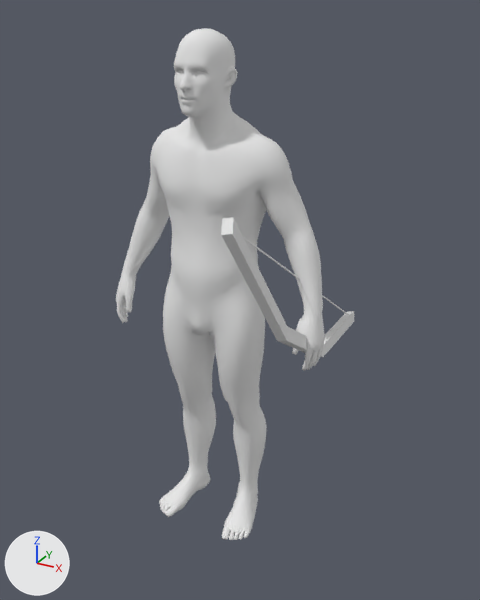
Renders of the glTF model Statics/LIFESHAVE/walk2.glb from each side of a commit.
One viewpoint serves both versions: a 50 mm camera at (1.094, -1.795, 1.773) aimed at (0.069, 0.068, 0.842). Lighting does not change. The marker at lower left points along +X, +Y and +Z. Vertices at the same position are counted once.

Names of what the first picture shows: 'Realistic_White_Male_Low_Poly_Default OBJ.001_0', '円柱', '立方体'.
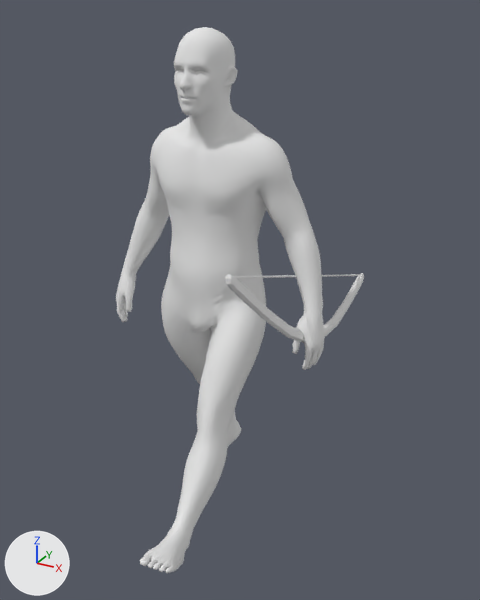
Where the change shows, as pixel boxes (x1, y1, x2, y2) in the pictures (480 x 600 px; the box of a moved part takes in the faces that stretch with it):
'Realistic_White_Male_Low_Poly_Default OBJ.001_0', reshaped, moved (7% taller): before (116, 28, 325, 540); after (116, 27, 325, 573)
'立方体', reshaped, moved, turned: before (221, 217, 354, 357); after (225, 273, 364, 343)
'円柱', moved, turned: before (243, 237, 348, 315); after (234, 274, 360, 278)
part 1 of me_realistic_white_male_low_poly_default_obj_001_0, moved or reshaped: before (159, 241, 267, 540); after (140, 240, 266, 573)

What the commit changed:
me_realistic_white_male_low_poly_default_obj_001_0 is used by ob_realistic_white_male_low_poly_default_obj_001_0; location (0.0, 0.0, -0.031).
me_realistic_white_male_low_poly_default_obj_001_0 had 4944 vertices, 9884 faces and spanned x -0.41..0.41, y -0.16..0.16, z 0.0..1.75.
me_realistic_white_male_low_poly_default_obj_001_0 now has 4944 vertices, 9884 faces and spans x -0.41..0.41, y -0.64..0.38, z 0.0..1.75.
me_realistic_white_male_low_poly_default_obj_001_0 part 1: 1488 of 4944 vertices moved; they spanned x -0.2..0.2, y -0.16..0.14, z 0.0..1.07 and now span x -0.2..0.2, y -0.64..0.38, z 0.0..1.07; mean shift (0.0, -0.07, 0.07); largest move (0.13, -0.15, 0.0) -> (0.13, -0.63, 0.3).
me_立方体 is used by ob_立方体; location (0.322, 0.033, 0.915); rotation (-0.341, -0.95, 1.985), in degrees (-20, -54, 114); scale (1.0, 0.7, 0.7).
me_立方体 had 28 vertices, 52 faces and spanned x -0.17..0.07, y -0.02..0.02, z -0.85..0.85.
me_立方体 now has 106 vertices, 208 faces and spans x -0.17..0.06, y -0.02..0.02, z -0.85..0.84.
me_立方体 part 2: 28 vertices removed from x -0.17..0.07, y -0.02..0.02, z -0.85..0.85; 106 vertices added at x -0.17..0.06, y -0.02..0.02, z -0.85..0.84.
Object 'Realistic_White_Male_Low_Poly_Default OBJ.001_0' (ob_realistic_white_male_low_poly_default_obj_001_0) moves from (0.0, 0.0, -0.031) to (0.0, 0.0, -0.028).
Object '円柱' (ob_円柱) moves from (0.322, 0.033, 0.915) to (0.312, 0.122, 0.902).
Object '円柱' (ob_円柱) turns from (-20, -54, 114) to (-34, -67, 127) degrees about x, y and z.
Object '立方体' (ob_立方体) moves from (0.322, 0.033, 0.915) to (0.312, 0.122, 0.902).
Object '立方体' (ob_立方体) turns from (-20, -54, 114) to (-34, -67, 127) degrees about x, y and z.
